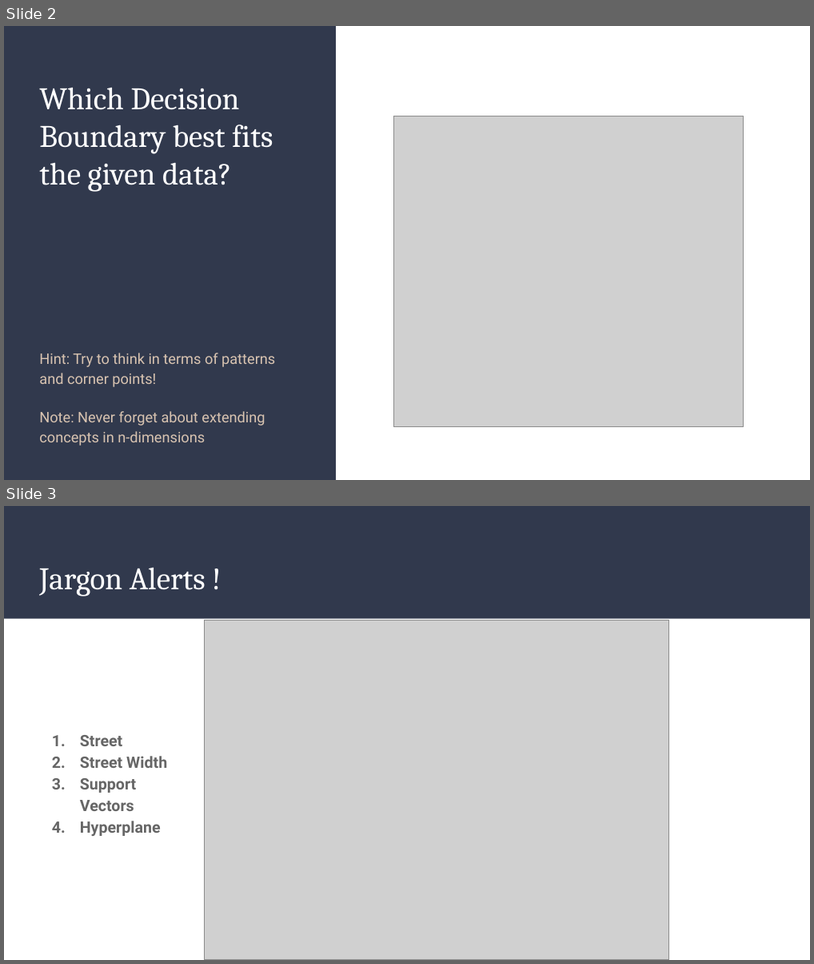
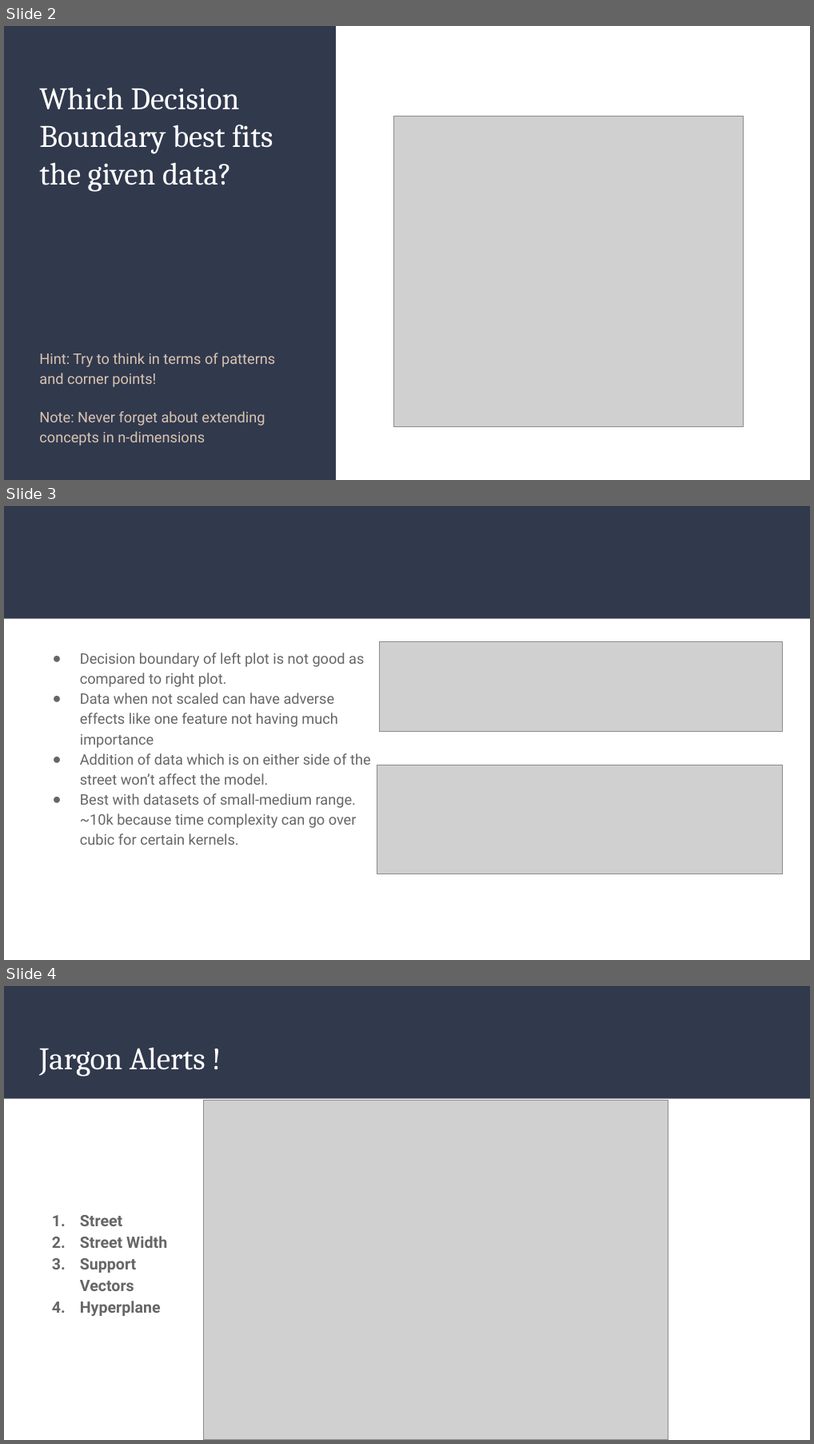
Before and after one commit to smlra-kjsce/ML-101-2021, a slide deck: SVM/Supporting the Support Vector Machines (SVMs).pptx. Shown one above the other, each under a label of ours: slides 2 and 3 before the commit, slides 2, 3 and 4 after it. The pictures are 814x964 and 814x1444 pixels, drawn with LibreOffice and Linux fonts; fonts in the diff are those of the drawing; grey boxes stand for pictures. Boxes give left, top, right and bottom in pixels: in the first picture for what was removed or moved away, otherwise in the second. Text is boxed around its words. In the diff, an @@ line names an element or a change of style, - is before the commit and + after.

```diff
--- a/SVM/Supporting the Support Vector Machines (SVMs).pptx
+++ b/SVM/Supporting the Support Vector Machines (SVMs).pptx
@@ slide 3 added at bbox=[4, 506, 810, 960], background #FFFFFF; not listed: 1 template element that a slide beside it also shows @@
@@ picture added at bbox=[380, 641, 783, 731] @@
@@ text added at bbox=[80, 652, 371, 844], 13 pt, text #666666 @@
+● Decision boundary of left plot is not good as compared to right plot.
+● Data when not scaled can have adverse effects like one feature not having much importance
+● Addition of data which is on either side of the street won’t affect the model.
+● Best with datasets of small-medium range. ~10k because time complexity can go over cubic for certain kernels.
@@ picture added at bbox=[378, 765, 783, 874] @@
@@ what was slide 3 is now slide 4 @@
```
Also in this commit, not shown: 1 slide changed, 3 other slides added.
